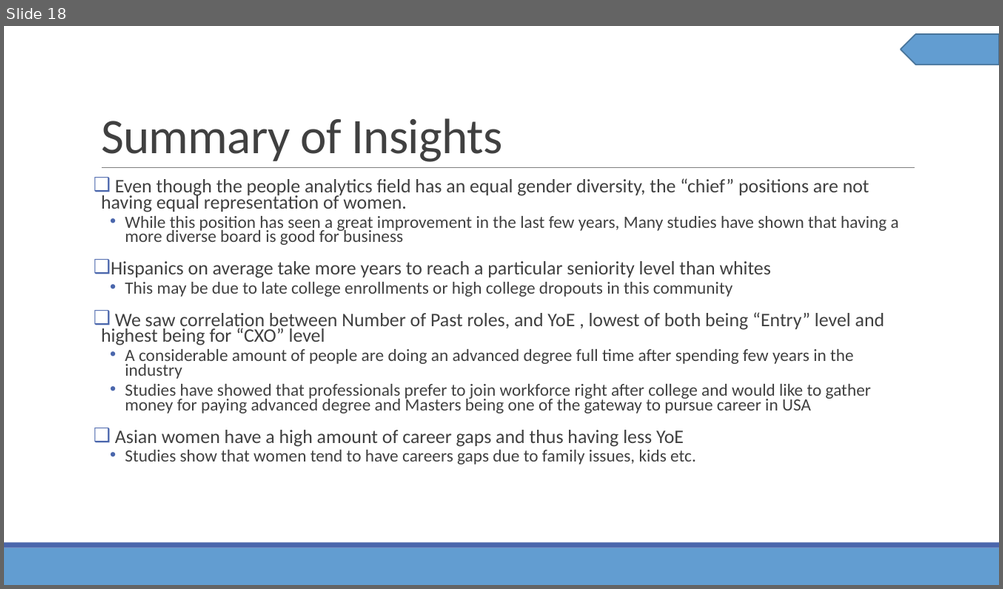
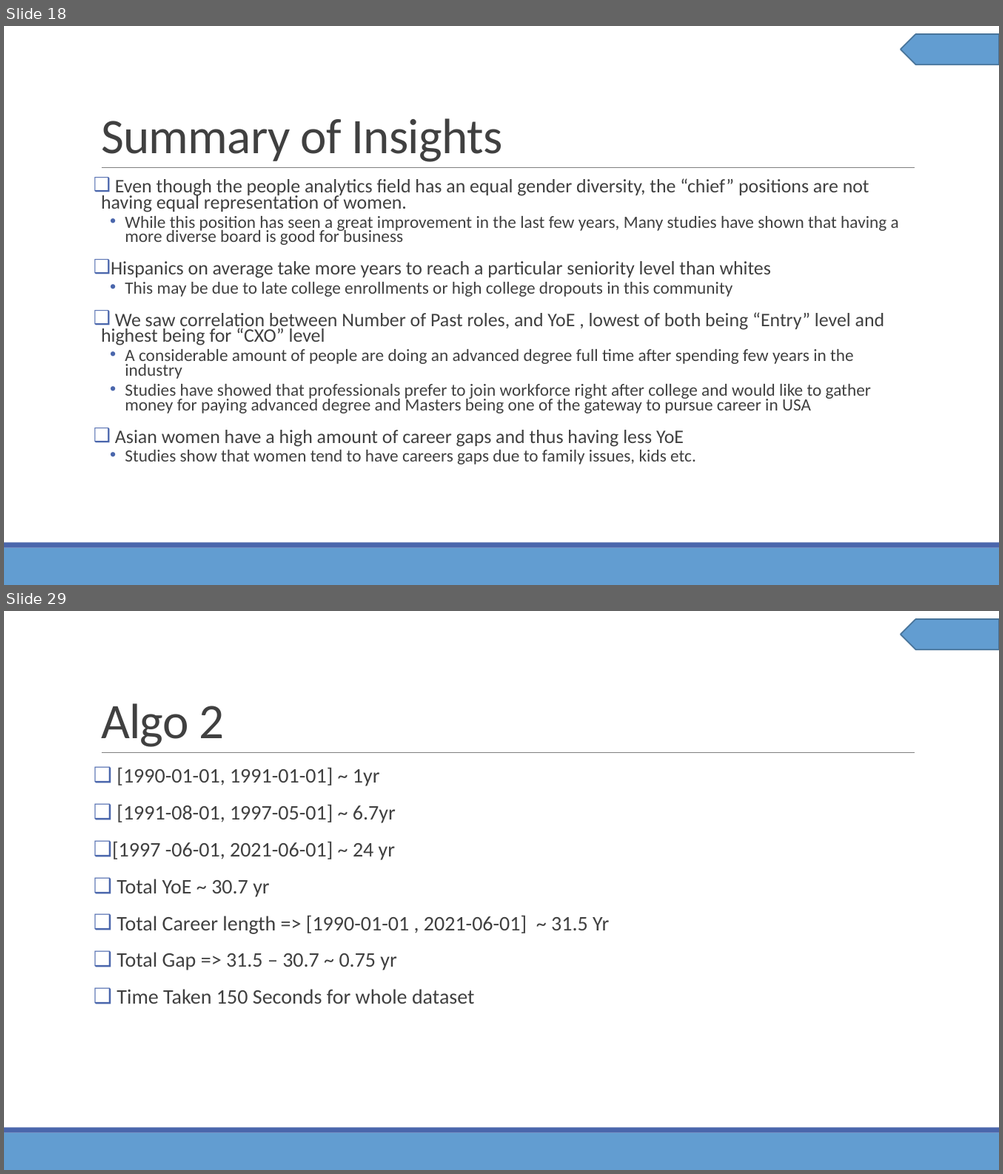
Before and after one commit to ramyamamidipaka/People-analytics-, a slide deck: eightfold.pptx. Shown one above the other, each under a label of ours: slide 18 before the commit, slides 18 and 29 after it; the slides between them are not shown. The pictures are 1003x589 and 1003x1174 pixels, drawn with LibreOffice and Linux fonts; fonts in the diff are those of the drawing. Boxes give left, top, right and bottom in pixels: in the first picture for what was removed or moved away, otherwise in the second. Text is boxed around its words. In the diff, an @@ line names an element or a change of style, - is before the commit and + after.

```diff
--- a/eightfold.pptx
+++ b/eightfold.pptx
@@ slide 29 added at <box>4,611,999,1170</box>, background #FFFFFF; not listed: 4 template elements that a slide beside it also shows @@
@@ title added at <box>101,703,225,747</box>, 48 pt, text #404040 @@
+Algo 2
@@ text added at <box>112,767,609,1004</box>, 20 pt, text #404040 @@
+❑ [1990-01-01, 1991-01-01] ~ 1yr
+❑ [1991-08-01, 1997-05-01] ~ 6.7yr
+❑ [1997 -06-01, 2021-06-01] ~ 24 yr
+❑ Total YoE ~ 30.7 yr
+❑ Total Career length => [1990-01-01 , 2021-06-01] ~ 31.5 Yr
+❑ Total Gap => 31.5 – 30.7 ~ 0.75 yr
+❑ Time Taken 150 Seconds for whole dataset
```
Also in this commit, not shown: 12 other slides added.
